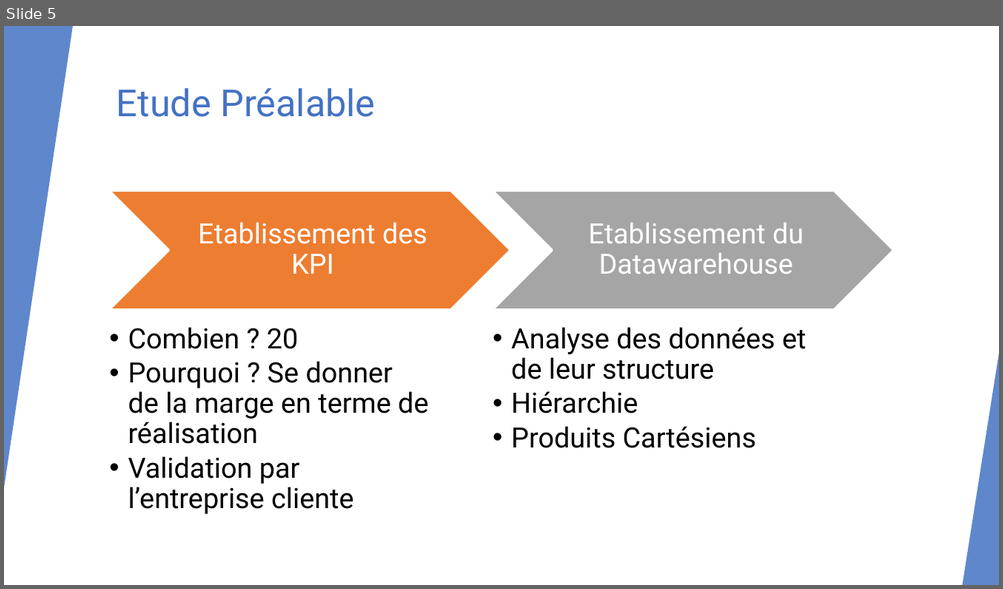
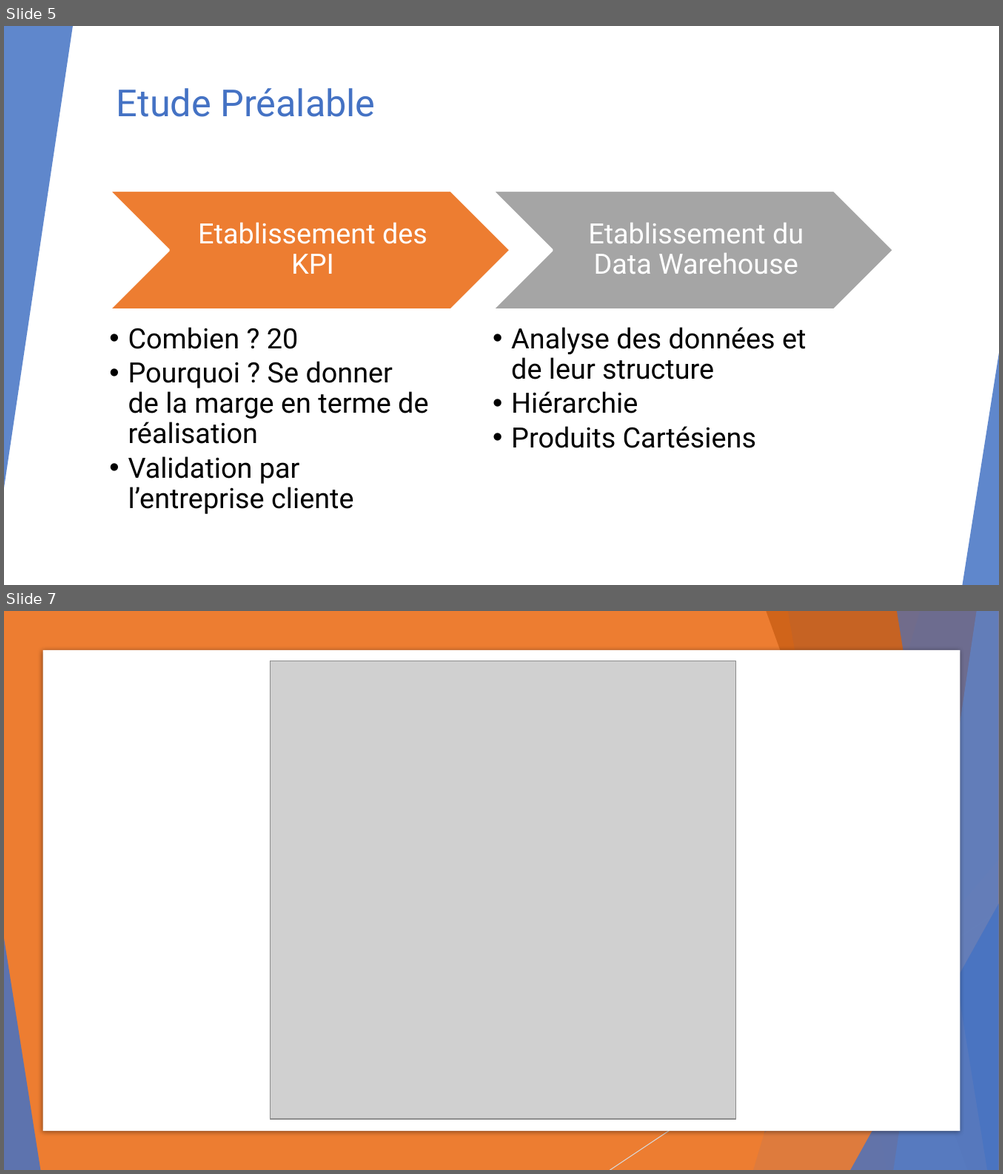
Before and after one commit to ThomasGille/Projet-BI, a slide deck: Ressources/Soutenance Projet-BI.pptx. Shown one above the other, each under a label of ours: slide 5 before the commit, slides 5 and 7 after it; the slides between them are not shown. The pictures are 1003x589 and 1003x1174 pixels, drawn with LibreOffice and Linux fonts; fonts in the diff are those of the drawing; grey boxes stand for pictures. Boxes give left, top, right and bottom in pixels: in the first picture for what was removed or moved away, otherwise in the second. Text is boxed around its words. In the diff, an @@ line names an element or a change of style, - is before the commit and + after.

```diff
--- a/Ressources/Soutenance Projet-BI.pptx
+++ b/Ressources/Soutenance Projet-BI.pptx
@@ slide 7 added at [4,611,999,1170], background #FFFFFF; not listed: 10 template elements that a slide beside it also shows @@
@@ rectangle added at [4,611,999,1170], fill #ED7D31 @@
@@ rectangle added at [42,650,960,1132], fill #FFFFFF @@
@@ picture added at [270,661,736,1119] @@
@@ group added at [4,611,999,1170]: 5 freeform shapes, 3 triangles, 2 lines @@
@@ group added at [4,611,999,1170]: 5 freeform shapes, 3 triangles, 1 line @@
@@ slide 5 changed as well @@
@@ text at [588,223,803,274]: text changed @@
-Etablissement du Datawarehouse
+Etablissement du Data Warehouse
```
Also in this commit, not shown: 4 other slides changed, 7 other slides added, 1 slide removed, 4 other files.
